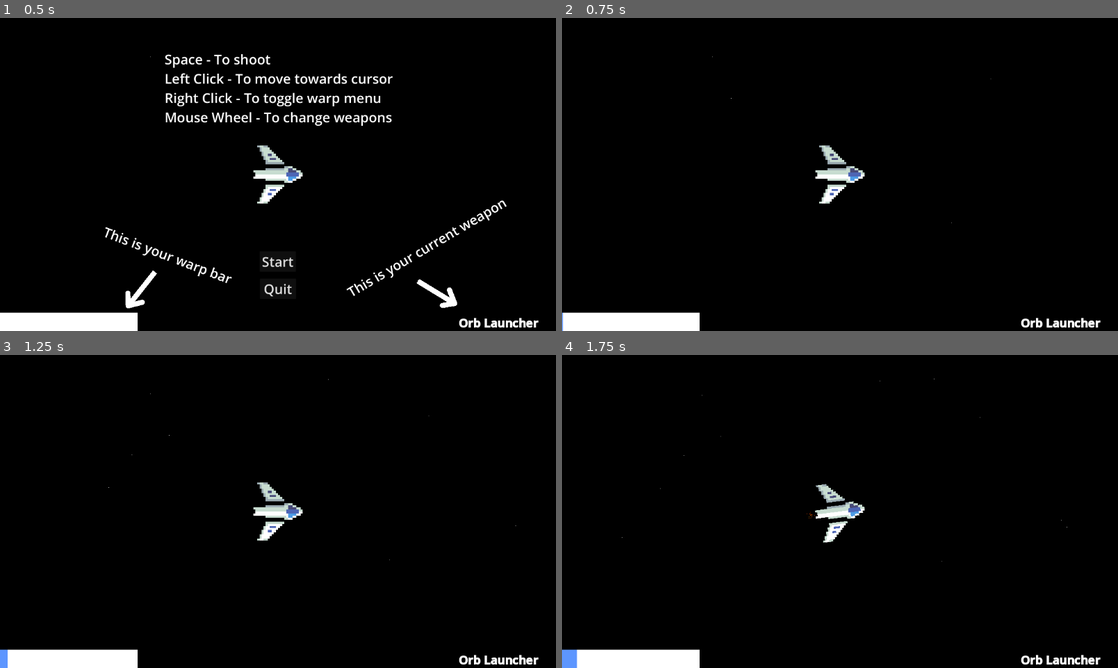
Above: before the commit, frames 1-4 (two rows, left to right).
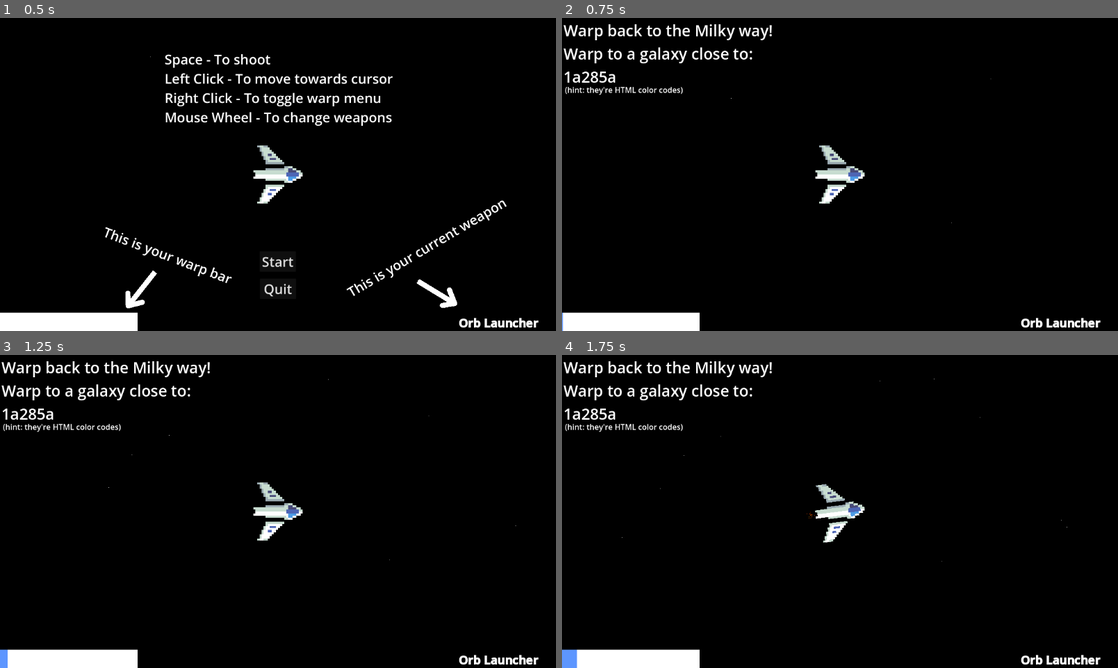
Above: after the commit, the same moments.

Repository: shift16/GD_Project
Game: Godot game, scene res://scenes/demo.tscn
Same seed, same stepped clock (60 frames per second), same inputs: the game is played once before the commit and once after it.
Inputs (mouse positions are in pixels of both pictures, inside the frame that each line leads up to):
- Up to frame 1 (0.5 s): no input
- Up to frame 2 (0.75 s): click "Start" at 0.5 s
- Up to frame 3 (1.25 s): no input
- Up to frame 4 (1.75 s): tap Enter at 1.25 s; move the mouse to (962, 495) at 1.27 s; click (962, 495) at 1.42 s; tap Space at 1.52 s

Frame 1 is identical in both runs. In frame 2, 1.6% of the frame differs, in the area x 0-38%, y 2-25%; in frame 3, 1.6%; in frame 4, 1.6%.

Commit message:
Final commit

Diff:
--- a/scenes/demo.tscn
+++ b/scenes/demo.tscn
@@ -1,6 +1,5 @@
-[gd_scene load_steps=10 format=3 uid="uid://1bv2v46wwte5"]
-
-[ext_resource type="Script" path="res://src/demo.gd" id="1_qqtg0"]
+[gd_scene load_steps=9 format=3 uid="uid://1bv2v46wwte5"]
+
 [ext_resource type="PackedScene" uid="uid://dp4v5a5k2wxdw" path="res://scenes/player_ship.tscn" id="2_ccyda"]
 [ext_resource type="Script" path="res://src/start.gd" id="4_oowvh"]
 [ext_resource type="Script" path="res://scenes/auto_hide.gd" id="4_owbx7"]
@@ -15,7 +14,6 @@
 bg_color = Color(0.363819, 0.587174, 1, 1)
 
 [node name="Demo" type="Node2D"]
-script = ExtResource("1_qqtg0")
 
 [node name="PlayerShip" parent="." instance=ExtResource("2_ccyda")]
 
@@ -50,6 +48,7 @@
 show_percentage = false
 
 [node name="GameOver" type="RichTextLabel" parent="CanvasLayer"]
+process_mode = 3
 visible = false
 offset_left = 383.0
 offset_top = 443.0
@@ -62,17 +61,39 @@
 scroll_active = false
 
 [node name="EnteredGalaxyLabel" type="Label" parent="CanvasLayer"]
+process_mode = 3
 visible = false
-offset_left = 271.0
-offset_top = 6.0
-offset_right = 718.0
-offset_bottom = 84.0
+offset_left = 503.0
+offset_top = 2.0
+offset_right = 950.0
+offset_bottom = 80.0
 theme_override_font_sizes/font_size = 57
 text = "Entered Galaxy: "
 
 [node name="auto_hide" type="Timer" parent="CanvasLayer/EnteredGalaxyLabel"]
 wait_time = 4.0
 script = ExtResource("4_owbx7")
+
+[node name="QuestText" type="Label" parent="CanvasLayer"]
+visible = false
+offset_left = 3.0
+offset_top = 3.0
+offset_right = 450.0
+offset_bottom = 81.0
+theme_override_font_sizes/font_size = 32
+text = "Warp back to the Milky way!
+Warp to a galaxy close to:
+1a285a
+"
+
+[node name="ExtraInfo" type="Label" parent="CanvasLayer/QuestText"]
+layout_mode = 0
+offset_left = 3.0
+offset_top = 134.0
+offset_right = 492.0
+offset_bottom = 189.0
+theme_override_font_sizes/font_size = 16
+text = "(hint: they're HTML color codes)"
 
 [node name="StartGUI" type="Control" parent="."]
 layout_mode = 3
--- a/src/demo.gd
+++ /dev/null
@@ -1,12 +0,0 @@
-extends Node2D
-
-# Used for generating worlds
-
-# Called when the node enters the scene tree for the first time.
-func _ready() -> void:
-	pass # Replace with function body.
-
-
-# Called every frame. 'delta' is the elapsed time since the previous frame.
-func _process(delta: float) -> void:
-	pass
--- a/src/player_ship.gd
+++ b/src/player_ship.gd
@@ -230,6 +230,7 @@
 	entered_galaxy_label.text = "Entered Galaxy: " + col.to_html(false)
 	entered_galaxy_label.visible = true
 	var children: Array[Node] = get_parent().get_children()
+	handle_quest(col)
 
 	for node in children:
 		if node is Asteroid or node is SpaceProjectile or node is MissleProjectile:
@@ -266,3 +267,33 @@
 		if event.button_index == MOUSE_BUTTON_LEFT:
 			if event.is_released():
 				warp(warp_rects[4].color)
+
+# Simple quest handler
+@onready var quest_label: Label = get_parent().get_node('CanvasLayer/QuestText')
+@onready var quest_extra_info_label: Label = quest_label.get_node('ExtraInfo')
+const COLOR_RANGE_THRESHOLD: float = 0.5
+const QUEST_COLORS: Array[Color] = [Color("1a285a"), Color("3b5842"), Color("a99041")]
+var current_quest: int = 0
+var completed_quest: bool = false
+
+func col_is_close(col: Color, to_col: Color) -> bool:
+	var col_diff: Color = col - to_col
+	if abs(col_diff.r) <= COLOR_RANGE_THRESHOLD and abs(col_diff.g) <= COLOR_RANGE_THRESHOLD and abs(col_diff.b) <= COLOR_RANGE_THRESHOLD:
+		return true
+	else:
+		return false
+
+func handle_quest(col: Color):
+	if completed_quest == false:
+		if col_is_close(col, QUEST_COLORS[current_quest]):
+			current_quest += 1
+			if current_quest != 3:
+				quest_label.text = "Warp back to the Milky way!\nWarp to a galaxy close to:\n" + QUEST_COLORS[current_quest].to_html(false)
+			elif current_quest == 3:
+				quest_label.text = "Congrats!\nYou've made it to the Milky Way Galaxy!\nIt's going to take a while to get back to Earth so sit back and relax"
+				quest_extra_info_label.visible = false
+				game_over_menu.text = "[b] SUCCESS! [/b]"
+				game_over_menu.visible = true
+				completed_quest = true
+				start = false
+				get_tree().paused = true
--- a/src/start.gd
+++ b/src/start.gd
@@ -2,8 +2,10 @@
 
 @onready var the_world: Timer = get_parent().get_parent().get_node('WorldGenerator')
 @onready var the_player: PlayerShip = get_parent().get_parent().get_node("PlayerShip")
+@onready var quest_label: Label = get_parent().get_parent().get_node("CanvasLayer/QuestText")
 
 func _on_button_up() -> void:
 	self.get_parent().visible = false
 	the_world.start()
 	the_player.start = true
+	quest_label.visible = true
Not shown, changed: Todo.md
Not shown, changed: devlog.md
